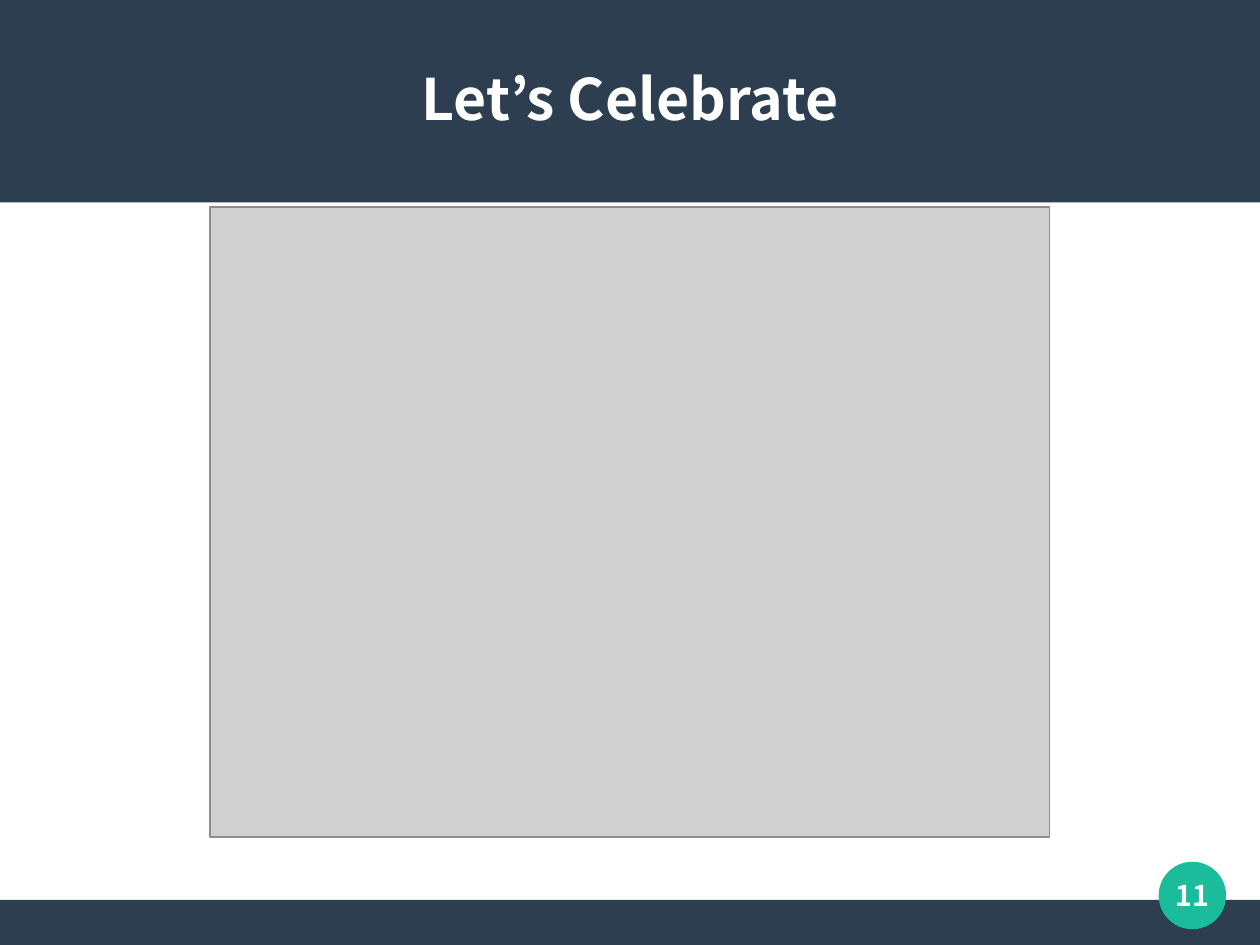
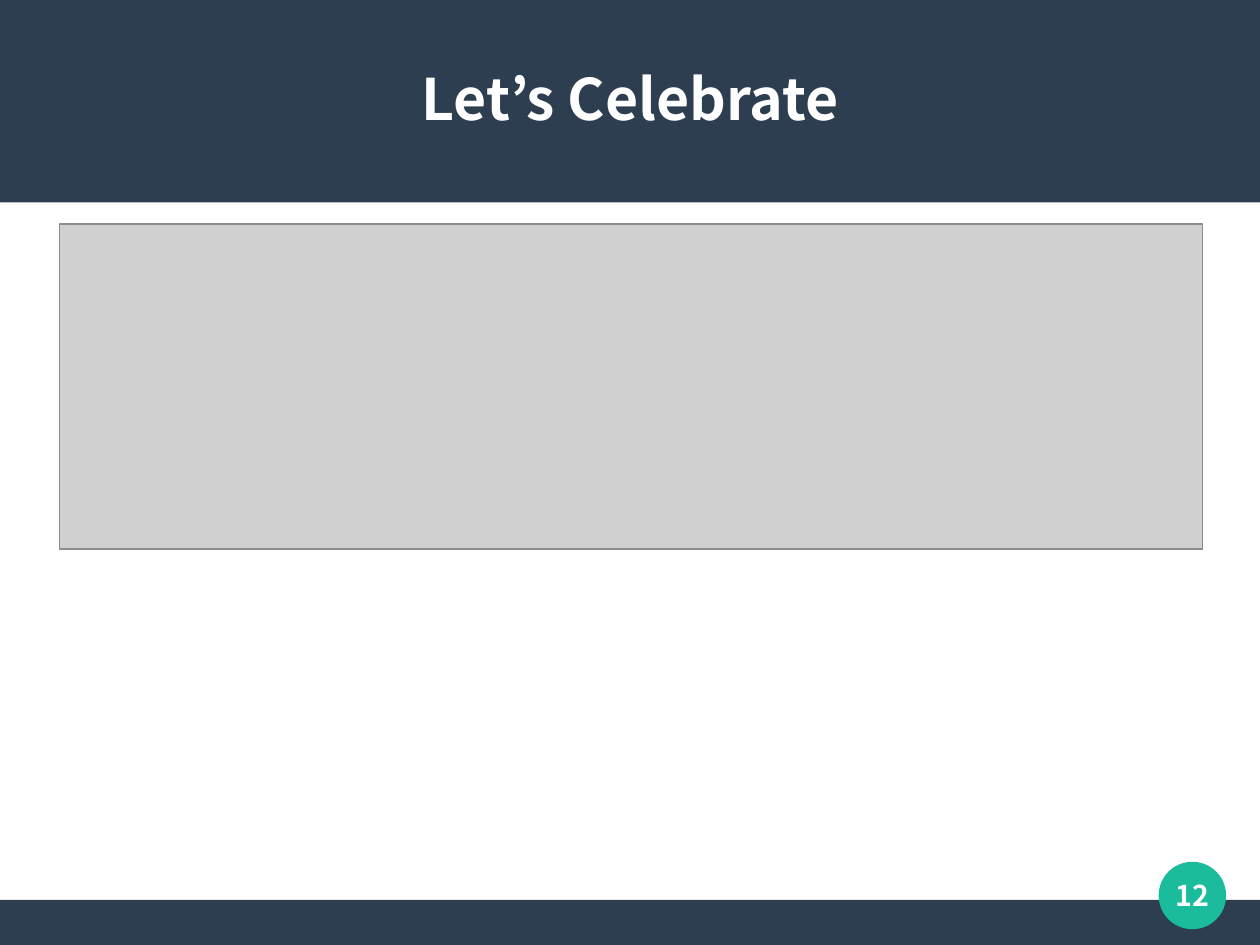
Before and after one commit to naruoga/presentations, a slide deck: slide 12 of SFD2026_Koedo_Sep.odp (slide 11 before the commit). Drawn at 1260x945 pixels with LibreOffice and Linux fonts; fonts in the diff are those of the drawing; grey boxes stand for pictures. Boxes give left, top, right and bottom in pixels: in the first picture for what was removed or moved away, otherwise in the second. Text is boxed around its words. In the diff, an @@ line names an element or a change of style, - is before the commit and + after.

```diff
--- a/SFD2026_Koedo_Sep.odp
+++ b/SFD2026_Koedo_Sep.odp
@@ picture resized from (x1=210, y1=207, x2=1051, y2=837) to (x1=59, y1=224, x2=1203, y2=549) @@
@@ page number at (x1=1176, y1=884, x2=1210, y2=906): text changed @@
-11
+12
```
Also in this commit, not shown: 1 slide added.
